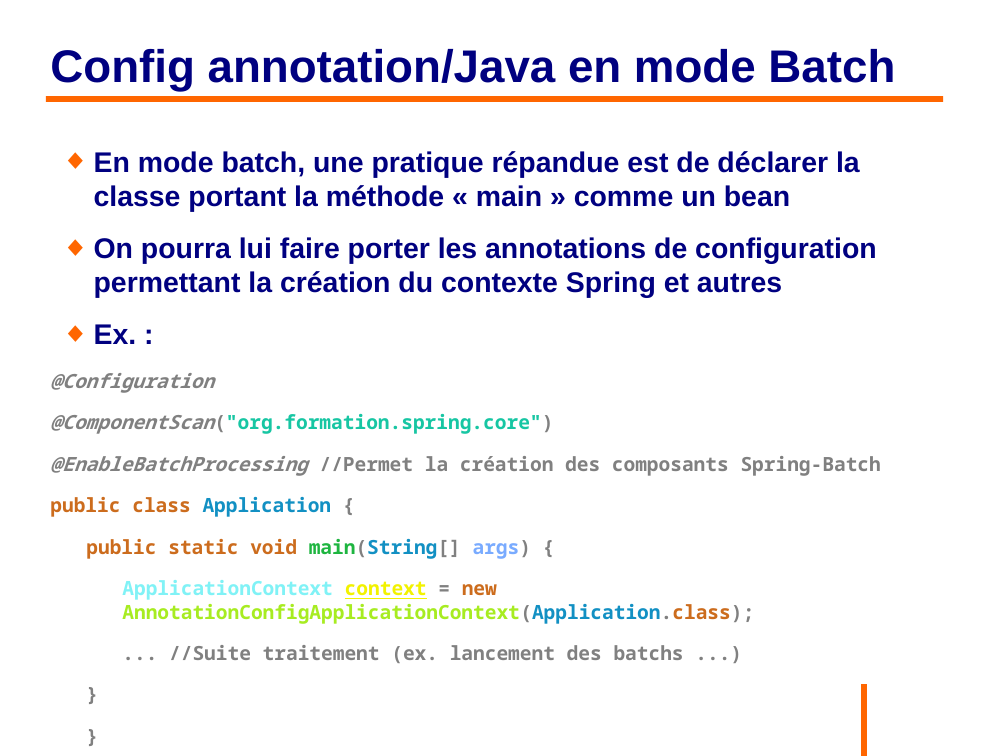
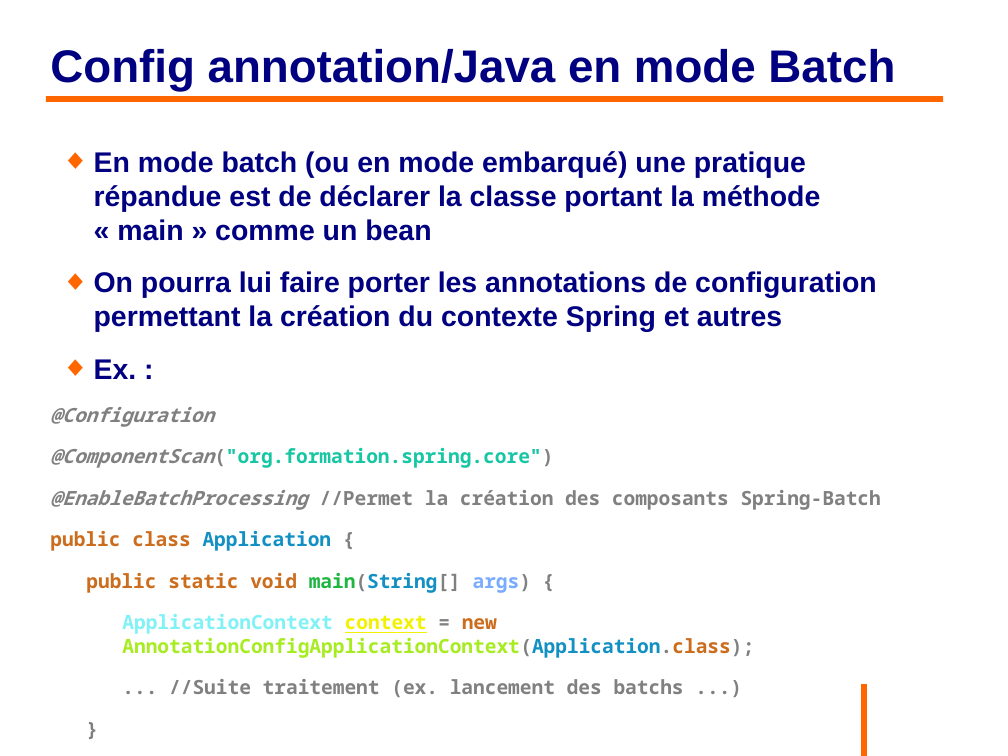
Before and after one commit to philphils/formation-spring, a slide deck: slide 75 of Documentation/diapo_formation_spring.odp. Drawn at 1008x756 pixels with LibreOffice and Linux fonts; fonts in the diff are those of the drawing; background and template pictures are left out. Boxes give left, top, right and bottom in pixels: in the first picture for what was removed or moved away, otherwise in the second. Text is boxed around its words. In the diff, an @@ line names an element or a change of style, - is before the commit and + after.

```diff
--- a/Documentation/diapo_formation_spring.odp
+++ b/Documentation/diapo_formation_spring.odp
@@ text at bbox=[94, 151, 820, 241]: text changed @@
-◆ En mode batch, une pratique répandue est de déclarer la classe portant la méthode « main » comme un bean
+◆ En mode batch (ou en mode embarqué) une pratique répandue est de déclarer la classe portant la méthode « main » comme un bean
```
Also in this commit, not shown: 23 other slides changed.
